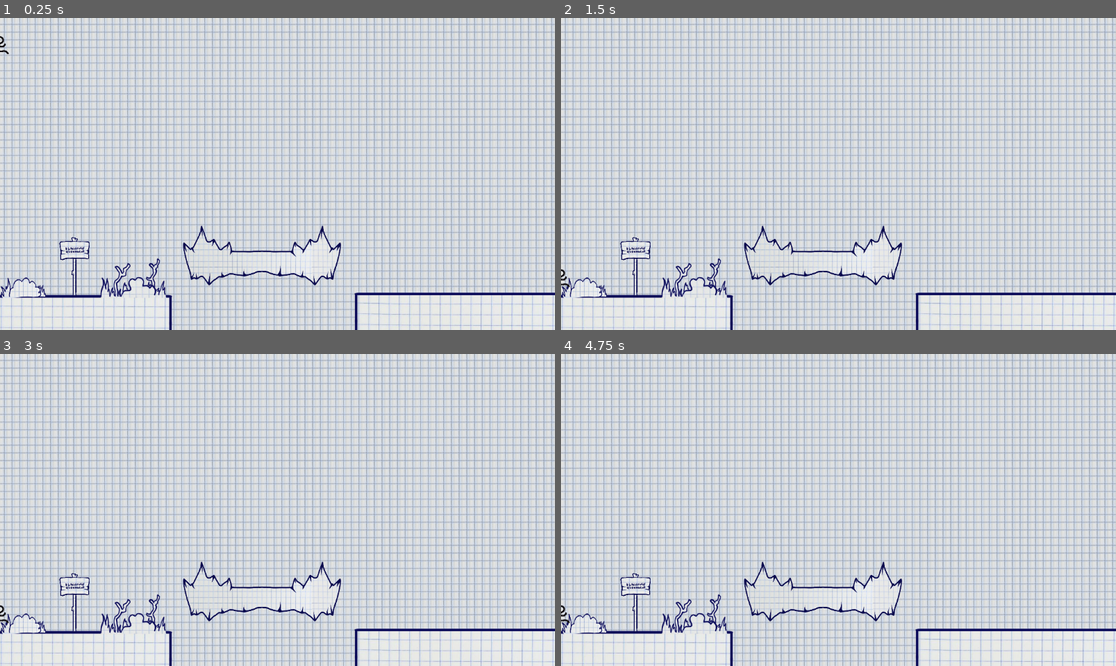
Above: before the commit, frames 1-4 (two rows, left to right).
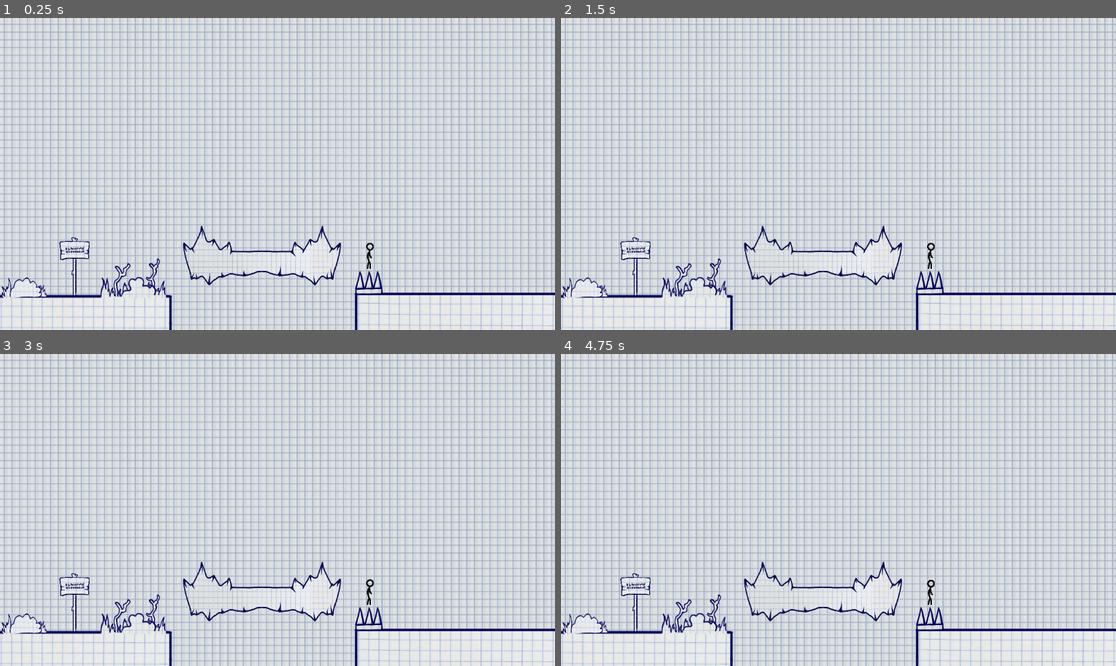
Above: after the commit, the same moments.

Repository: krishthedish17/Scale_game_jam
Game: Godot game, scene res://game/game.tscn
The game is run twice, just before and just after one commit, with the same random seed, the same clock (stepped at 60 frames per second) and the same inputs. The project has no main scene, so this scene is started directly.
Inputs:
- Up to frame 1 (0.25 s): no input
- Up to frame 2 (1.5 s): tap Enter at 1.25 s
- Up to frame 3 (3 s): tap Space at 2 s; tap Enter at 2.75 s
- Up to frame 4 (4.75 s): tap Space at 3.5 s; tap Enter at 4.25 s

The runs differ from the first frame. In frame 1, 0.4% of the frame differs, in the area x 0-69%, y 5-90%; in frame 2, 0.4%; in frame 3, 0.4%; in frame 4, 0.4%.
Error before the commit: Invalid assignment of property or key 'emitting' with value of type 'bool' on a base object of type 'null instance'. (res://CharacterBody2D.gd:63)

Commit message:
added jump animation movement script still not functioning

Diff:
--- a/CharacterBody2D.gd
+++ b/CharacterBody2D.gd
@@ -60,12 +60,12 @@
 
 # Handle Player Animations
 func player_animations():
-	particle_trails.emitting = false
+	particle_trails = false
 
 	if is_on_floor():
 		if abs(velocity.x) > 0:
-			particle_trails.emitting = true
-			player_sprite.play("Walk", 1.5)
+			particle_trails = true
+			player_sprite.play("Sprint", 1.5)
 		else:
 			player_sprite.play("Idle")
 	else:
--- a/game/game.tscn
+++ b/game/game.tscn
@@ -9,6 +9,7 @@
 [ext_resource type="Script" path="res://CharacterBody2D.gd" id="7_jja02"]
 [ext_resource type="Texture2D" uid="uid://dke3t8oslwsjb" path="res://StickmanPack/Idle/thickIdleSheet.png" id="8_ch6wp"]
 [ext_resource type="Texture2D" uid="uid://jhkyxcbcswyj" path="res://StickmanPack/Run/thickRunSheet.png" id="9_4m0xl"]
+[ext_resource type="Texture2D" uid="uid://djv3srngimicp" path="res://PaperConquestSprites/PaperConquestSprites/Enviroinment/Spikes.png" id="10_usoh5"]
 
 [sub_resource type="TileSetAtlasSource" id="TileSetAtlasSource_ony3p"]
 texture = ExtResource("1_g36wx")
@@ -78,6 +79,30 @@
 atlas = ExtResource("8_ch6wp")
 region = Rect2(320, 0, 64, 64)
 
+[sub_resource type="AtlasTexture" id="AtlasTexture_8kp2n"]
+atlas = ExtResource("9_4m0xl")
+region = Rect2(128, 0, 64, 64)
+
+[sub_resource type="AtlasTexture" id="AtlasTexture_g4njc"]
+atlas = ExtResource("9_4m0xl")
+region = Rect2(64, 0, 64, 64)
+
+[sub_resource type="AtlasTexture" id="AtlasTexture_endp5"]
+atlas = ExtResource("9_4m0xl")
+region = Rect2(0, 0, 64, 64)
+
+[sub_resource type="AtlasTexture" id="AtlasTexture_ii5di"]
+atlas = ExtResource("9_4m0xl")
+region = Rect2(512, 0, 64, 64)
+
+[sub_resource type="AtlasTexture" id="AtlasTexture_p7srs"]
+atlas = ExtResource("9_4m0xl")
+region = Rect2(384, 0, 64, 64)
+
+[sub_resource type="AtlasTexture" id="AtlasTexture_kleh1"]
+atlas = ExtResource("9_4m0xl")
+region = Rect2(448, 0, 64, 64)
+
 [sub_resource type="AtlasTexture" id="AtlasTexture_3v0c1"]
 atlas = ExtResource("9_4m0xl")
 region = Rect2(0, 0, 64, 64)
@@ -137,6 +162,29 @@
 }],
 "loop": true,
 "name": &"Idle",
+"speed": 5.0
+}, {
+"frames": [{
+"duration": 1.0,
+"texture": SubResource("AtlasTexture_8kp2n")
+}, {
+"duration": 1.0,
+"texture": SubResource("AtlasTexture_g4njc")
+}, {
+"duration": 1.0,
+"texture": SubResource("AtlasTexture_endp5")
+}, {
+"duration": 1.0,
+"texture": SubResource("AtlasTexture_ii5di")
+}, {
+"duration": 1.0,
+"texture": SubResource("AtlasTexture_p7srs")
+}, {
+"duration": 1.0,
+"texture": SubResource("AtlasTexture_kleh1")
+}],
+"loop": true,
+"name": &"Jump",
 "speed": 5.0
 }, {
 "frames": [{
@@ -179,6 +227,9 @@
 [sub_resource type="RectangleShape2D" id="RectangleShape2D_l4yp4"]
 size = Vector2(44, 64)
 
+[sub_resource type="RectangleShape2D" id="RectangleShape2D_55dsj"]
+size = Vector2(106, 90)
+
 [node name="game" type="Node2D"]
 
 [node name="Sprite2D" type="Sprite2D" parent="."]
@@ -194,11 +245,9 @@
 texture = ExtResource("1_7bhvw")
 
 [node name="CharacterBody2D" type="CharacterBody2D" parent="Level1_ground1"]
-scale = Vector2(1, 1)
 
 [node name="CollisionShape2D" type="CollisionShape2D" parent="Level1_ground1/CharacterBody2D"]
 position = Vector2(4.67763, -10.4762)
-scale = Vector2(1, 1)
 shape = SubResource("RectangleShape2D_8ffo1")
 
 [node name="Level1_ground2" type="Sprite2D" parent="."]
@@ -207,11 +256,13 @@
 texture = ExtResource("1_7bhvw")
 
 [node name="Grass1" type="Sprite2D" parent="."]
-position = Vector2(47.5, 560)
+z_index = 1
+position = Vector2(49, 560)
 scale = Vector2(0.277143, 0.349206)
 texture = ExtResource("3_3ecqm")
 
 [node name="Grass2" type="Sprite2D" parent="."]
+z_index = 1
 position = Vector2(277, 539)
 scale = Vector2(0.423547, 0.47191)
 texture = ExtResource("4_tfyvh")
@@ -227,11 +278,12 @@
 texture = ExtResource("6_nljuk")
 
 [node name="CharacterBody2D" type="CharacterBody2D" parent="."]
+position = Vector2(770, 454)
 script = ExtResource("7_jja02")
 
 [node name="AnimatedSprite2D" type="AnimatedSprite2D" parent="CharacterBody2D"]
 sprite_frames = SubResource("SpriteFrames_sgxpr")
-animation = &"Sprint"
+animation = &"Jump"
 
 [node name="CollisionShape2D" type="CollisionShape2D" parent="CharacterBody2D"]
 position = Vector2(-2, 4)
@@ -246,3 +298,16 @@
 [node name="CPUParticles2D" type="CPUParticles2D" parent="CharacterBody2D"]
 
 [node name="CPUParticles2D2" type="CPUParticles2D" parent="CharacterBody2D"]
+
+[node name="Spikes" type="Sprite2D" parent="." groups=["Traps"]]
+z_index = 1
+position = Vector2(766, 550)
+scale = Vector2(0.5, 0.5)
+texture = ExtResource("10_usoh5")
+
+[node name="CharacterBody2D" type="CharacterBody2D" parent="Spikes"]
+
+[node name="CollisionShape2D" type="CollisionShape2D" parent="Spikes/CharacterBody2D"]
+visible = false
+position = Vector2(1, -5)
+shape = SubResource("RectangleShape2D_55dsj")
--- a/project.godot
+++ b/project.godot
@@ -14,6 +14,27 @@
 config/features=PackedStringArray("4.1", "Mobile")
 config/icon="res://icon.svg"
 
+[input]
+
+move_left={
+"deadzone": 0.5,
+"events": [Object(InputEventKey,"resource_local_to_scene":false,"resource_name":"","device":0,"window_id":0,"alt_pressed":false,"shift_pressed":false,"ctrl_pressed":false,"meta_pressed":false,"pressed":false,"keycode":0,"physical_keycode":65,"key_label":0,"unicode":0,"echo":false,"script":null)
+, Object(InputEventKey,"resource_local_to_scene":false,"resource_name":"","device":-1,"window_id":0,"alt_pressed":false,"shift_pressed":false,"ctrl_pressed":false,"meta_pressed":false,"pressed":false,"keycode":0,"physical_keycode":4194319,"key_label":0,"unicode":0,"echo":false,"script":null)
+]
+}
+move_right={
+"deadzone": 0.5,
+"events": [Object(InputEventKey,"resource_local_to_scene":false,"resource_name":"","device":-1,"window_id":0,"alt_pressed":false,"shift_pressed":false,"ctrl_pressed":false,"meta_pressed":false,"pressed":false,"keycode":0,"physical_keycode":68,"key_label":0,"unicode":100,"echo":false,"script":null)
+, Object(InputEventKey,"resource_local_to_scene":false,"resource_name":"","device":-1,"window_id":0,"alt_pressed":false,"shift_pressed":false,"ctrl_pressed":false,"meta_pressed":false,"pressed":false,"keycode":0,"physical_keycode":4194321,"key_label":0,"unicode":0,"echo":false,"script":null)
+]
+}
+jump={
+"deadzone": 0.5,
+"events": [Object(InputEventKey,"resource_local_to_scene":false,"resource_name":"","device":-1,"window_id":0,"alt_pressed":false,"shift_pressed":false,"ctrl_pressed":false,"meta_pressed":false,"pressed":false,"keycode":0,"physical_keycode":32,"key_label":0,"unicode":32,"echo":false,"script":null)
+, Object(InputEventKey,"resource_local_to_scene":false,"resource_name":"","device":-1,"window_id":0,"alt_pressed":false,"shift_pressed":false,"ctrl_pressed":false,"meta_pressed":false,"pressed":false,"keycode":0,"physical_keycode":4194320,"key_label":0,"unicode":0,"echo":false,"script":null)
+]
+}
+
 [rendering]
 
 renderer/rendering_method="mobile"
Not shown: 1 places in game/game.tscn that only renumber resources
